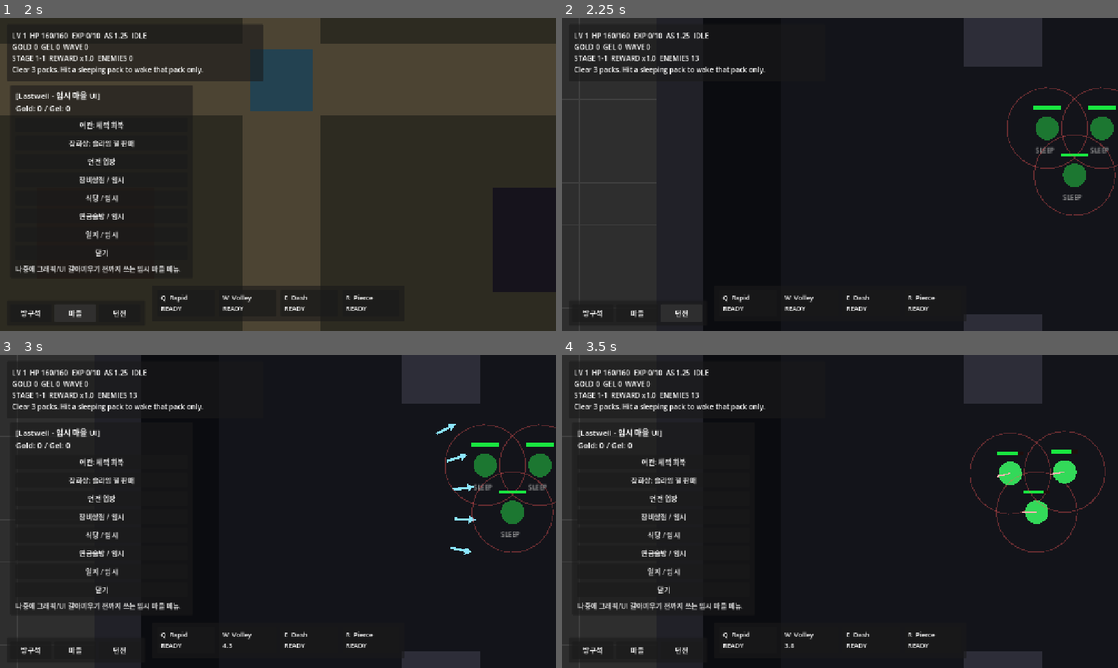
Above: before the commit, frames 1-4 (two rows, left to right).
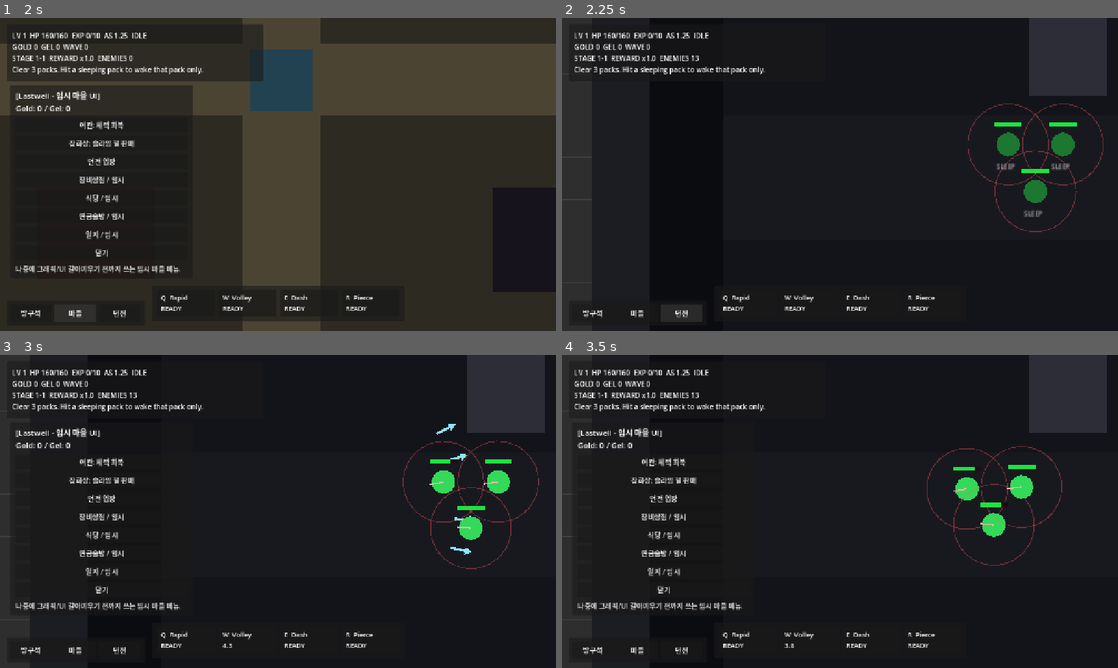
Above: after the commit, the same moments.

Repository: danyoon0760/last-archer
Game: Godot game, scene res://scenes/Main.tscn
Same seed, same stepped clock (60 frames per second), same inputs: the game is played once before the commit and once after it.
Inputs (mouse positions are in pixels of both pictures, inside the frame that each line leads up to):
- Up to frame 1 (2 s): click "방구석" at 0.5 s; click "마을" at 1.25 s
- Up to frame 2 (2.25 s): click "던전" at 2 s
- Up to frame 3 (3 s): tap Enter at 2.75 s; move the mouse to (400, 495) at 2.77 s; hold W from 2.78 s (still down); tap T at 2.85 s; click (400, 495) at 2.92 s
- Up to frame 4 (3.5 s): keep holding W

Frame 1 is identical in both runs. In frame 2, 9.4% of the frame differs, in the area x 5-100%, y 0-100%; in frame 3, 8.4%; in frame 4, 8.2%.

Commit message:
Convert dungeon test map into long road layout

Diff:
--- a/scenes/DungeonMap.tscn
+++ b/scenes/DungeonMap.tscn
@@ -1,10 +1,10 @@
-[gd_scene load_steps=6 format=3]
+[gd_scene load_steps=7 format=3]
 
 [sub_resource type="RectangleShape2D" id="WallHorizontal"]
-size = Vector2(1700, 72)
+size = Vector2(3600, 72)
 
 [sub_resource type="RectangleShape2D" id="WallVertical"]
-size = Vector2(72, 1050)
+size = Vector2(72, 720)
 
 [sub_resource type="RectangleShape2D" id="PillarShape"]
 size = Vector2(120, 120)
@@ -15,139 +15,185 @@
 [sub_resource type="RectangleShape2D" id="RuinWide"]
 size = Vector2(260, 90)
 
+[sub_resource type="RectangleShape2D" id="GateShape"]
+size = Vector2(90, 520)
+
 [node name="DungeonMap" type="Node2D"]
 
 [node name="Floor" type="Polygon2D" parent="."]
 color = Color(0.045, 0.05, 0.065, 1)
-polygon = PackedVector2Array(-210, -170, 1490, -170, 1490, 880, -210, 880)
+polygon = PackedVector2Array(-240, -80, 3360, -80, 3360, 720, -240, 720)
 
-[node name="InnerFloor" type="Polygon2D" parent="."]
+[node name="InnerRoad" type="Polygon2D" parent="."]
 color = Color(0.075, 0.08, 0.105, 1)
-polygon = PackedVector2Array(-90, -70, 1370, -70, 1370, 780, -90, 780)
+polygon = PackedVector2Array(-120, 40, 3240, 40, 3240, 600, -120, 600)
+
+[node name="CenterRoad" type="Polygon2D" parent="."]
+color = Color(0.095, 0.10, 0.125, 1)
+polygon = PackedVector2Array(-120, 240, 3240, 240, 3240, 430, -120, 430)
 
 [node name="TopWall" type="StaticBody2D" parent="."]
-position = Vector2(640, -206)
+position = Vector2(1560, -116)
 collision_layer = 4
 collision_mask = 0
 
 [node name="Visual" type="Polygon2D" parent="TopWall"]
 color = Color(0.13, 0.13, 0.16, 1)
-polygon = PackedVector2Array(-850, -36, 850, -36, 850, 36, -850, 36)
+polygon = PackedVector2Array(-1800, -36, 1800, -36, 1800, 36, -1800, 36)
 
 [node name="CollisionShape2D" type="CollisionShape2D" parent="TopWall"]
 shape = SubResource("WallHorizontal")
 
 [node name="BottomWall" type="StaticBody2D" parent="."]
-position = Vector2(640, 916)
+position = Vector2(1560, 756)
 collision_layer = 4
 collision_mask = 0
 
 [node name="Visual" type="Polygon2D" parent="BottomWall"]
 color = Color(0.13, 0.13, 0.16, 1)
-polygon = PackedVector2Array(-850, -36, 850, -36, 850, 36, -850, 36)
+polygon = PackedVector2Array(-1800, -36, 1800, -36, 1800, 36, -1800, 36)
 
 [node name="CollisionShape2D" type="CollisionShape2D" parent="BottomWall"]
 shape = SubResource("WallHorizontal")
 
-[node name="LeftWall" type="StaticBody2D" parent="."]
-position = Vector2(-246, 355)
+[node name="LeftGate" type="StaticBody2D" parent="."]
+position = Vector2(-276, 320)
 collision_layer = 4
 collision_mask = 0
 
-[node name="Visual" type="Polygon2D" parent="LeftWall"]
-color = Color(0.13, 0.13, 0.16, 1)
-polygon = PackedVector2Array(-36, -525, 36, -525, 36, 525, -36, 525)
+[node name="Visual" type="Polygon2D" parent="LeftGate"]
+color = Color(0.11, 0.11, 0.14, 1)
+polygon = PackedVector2Array(-45, -260, 45, -260, 45, 260, -45, 260)
 
-[node name="CollisionShape2D" type="CollisionShape2D" parent="LeftWall"]
-shape = SubResource("WallVertical")
+[node name="CollisionShape2D" type="CollisionShape2D" parent="LeftGate"]
+shape = SubResource("GateShape")
 
-[node name="RightWall" type="StaticBody2D" parent="."]
-position = Vector2(1526, 355)
+[node name="RightGate" type="StaticBody2D" parent="."]
+position = Vector2(3396, 320)
 collision_layer = 4
 collision_mask = 0
 
-[node name="Visual" type="Polygon2D" parent="RightWall"]
-color = Color(0.13, 0.13, 0.16, 1)
-polygon = PackedVector2Array(-36, -525, 36, -525, 36, 525, -36, 525)
+[node name="Visual" type="Polygon2D" parent="RightGate"]
+color = Color(0.11, 0.11, 0.14, 1)
+polygon = PackedVector2Array(-45, -260, 45, -260, 45, 260, -45, 260)
 
-[node name="CollisionShape2D" type="CollisionShape2D" parent="RightWall"]
-shape = SubResource("WallVertical")
+[node name="CollisionShape2D" type="CollisionShape2D" parent="RightGate"]
+shape = SubResource("GateShape")
 
-[node name="PillarLeftTop" type="StaticBody2D" parent="."]
-position = Vector2(250, 130)
+[node name="Pack1Marker" type="Polygon2D" parent="."]
+position = Vector2(680, 325)
+color = Color(0.45, 0.08, 0.08, 0.28)
+polygon = PackedVector2Array(-170, -135, 170, -135, 170, 135, -170, 135)
+
+[node name="Pack2Marker" type="Polygon2D" parent="."]
+position = Vector2(1560, 325)
+color = Color(0.45, 0.08, 0.08, 0.28)
+polygon = PackedVector2Array(-190, -145, 190, -145, 190, 145, -190, 145)
+
+[node name="Pack3Marker" type="Polygon2D" parent="."]
+position = Vector2(2480, 325)
+color = Color(0.45, 0.08, 0.08, 0.28)
+polygon = PackedVector2Array(-210, -155, 210, -155, 210, 155, -210, 155)
+
+[node name="PillarA" type="StaticBody2D" parent="."]
+position = Vector2(410, 150)
 collision_layer = 4
 collision_mask = 0
 
-[node name="Visual" type="Polygon2D" parent="PillarLeftTop"]
+[node name="Visual" type="Polygon2D" parent="PillarA"]
 color = Color(0.18, 0.18, 0.22, 1)
 polygon = PackedVector2Array(-60, -60, 60, -60, 60, 60, -60, 60)
 
-[node name="CollisionShape2D" type="CollisionShape2D" parent="PillarLeftTop"]
+[node name="CollisionShape2D" type="CollisionShape2D" parent="PillarA"]
 shape = SubResource("PillarShape")
 
-[node name="PillarRightTop" type="StaticBody2D" parent="."]
-position = Vector2(1030, 130)
+[node name="PillarB" type="StaticBody2D" parent="."]
+position = Vector2(950, 520)
 collision_layer = 4
 collision_mask = 0
 
-[node name="Visual" type="Polygon2D" parent="PillarRightTop"]
+[node name="Visual" type="Polygon2D" parent="PillarB"]
 color = Color(0.18, 0.18, 0.22, 1)
 polygon = PackedVector2Array(-60, -60, 60, -60, 60, 60, -60, 60)
 
-[node name="CollisionShape2D" type="CollisionShape2D" parent="PillarRightTop"]
+[node name="CollisionShape2D" type="CollisionShape2D" parent="PillarB"]
 shape = SubResource("PillarShape")
 
-[node name="PillarLeftBottom" type="StaticBody2D" parent="."]
-position = Vector2(250, 630)
+[node name="PillarC" type="StaticBody2D" parent="."]
+position = Vector2(1320, 160)
 collision_layer = 4
 collision_mask = 0
 
-[node name="Visual" type="Polygon2D" parent="PillarLeftBottom"]
+[node name="Visual" type="Polygon2D" parent="PillarC"]
 color = Color(0.18, 0.18, 0.22, 1)
 polygon = PackedVector2Array(-60, -60, 60, -60, 60, 60, -60, 60)
 
-[node name="CollisionShape2D" type="CollisionShape2D" parent="PillarLeftBottom"]
+[node name="CollisionShape2D" type="CollisionShape2D" parent="PillarC"]
 shape = SubResource("PillarShape")
 
-[node name="PillarRightBottom" type="StaticBody2D" parent="."]
-position = Vector2(1030, 630)
+[node name="PillarD" type="StaticBody2D" parent="."]
+position = Vector2(1900, 505)
 collision_layer = 4
 collision_mask = 0
 
-[node name="Visual" type="Polygon2D" parent="PillarRightBottom"]
+[node name="Visual" type="Polygon2D" parent="PillarD"]
 color = Color(0.18, 0.18, 0.22, 1)
 polygon = PackedVector2Array(-60, -60, 60, -60, 60, 60, -60, 60)
 
-[node name="CollisionShape2D" type="CollisionShape2D" parent="PillarRightBottom"]
+[node name="CollisionShape2D" type="CollisionShape2D" parent="PillarD"]
 shape = SubResource("PillarShape")
 
-[node name="TallRuin" type="StaticBody2D" parent="."]
-position = Vector2(640, 170)
+[node name="PillarE" type="StaticBody2D" parent="."]
+position = Vector2(2280, 155)
 collision_layer = 4
 collision_mask = 0
 
-[node name="Visual" type="Polygon2D" parent="TallRuin"]
+[node name="Visual" type="Polygon2D" parent="PillarE"]
+color = Color(0.18, 0.18, 0.22, 1)
+polygon = PackedVector2Array(-60, -60, 60, -60, 60, 60, -60, 60)
+
+[node name="CollisionShape2D" type="CollisionShape2D" parent="PillarE"]
+shape = SubResource("PillarShape")
+
+[node name="PillarF" type="StaticBody2D" parent="."]
+position = Vector2(2890, 520)
+collision_layer = 4
+collision_mask = 0
+
+[node name="Visual" type="Polygon2D" parent="PillarF"]
+color = Color(0.18, 0.18, 0.22, 1)
+polygon = PackedVector2Array(-60, -60, 60, -60, 60, 60, -60, 60)
+
+[node name="CollisionShape2D" type="CollisionShape2D" parent="PillarF"]
+shape = SubResource("PillarShape")
+
+[node name="TallRuinA" type="StaticBody2D" parent="."]
+position = Vector2(1180, 330)
+collision_layer = 4
+collision_mask = 0
+
+[node name="Visual" type="Polygon2D" parent="TallRuinA"]
 color = Color(0.15, 0.15, 0.19, 1)
 polygon = PackedVector2Array(-45, -115, 45, -115, 45, 115, -45, 115)
 
-[node name="CollisionShape2D" type="CollisionShape2D" parent="TallRuin"]
+[node name="CollisionShape2D" type="CollisionShape2D" parent="TallRuinA"]
 shape = SubResource("RuinTall")
 
-[node name="WideRuin" type="StaticBody2D" parent="."]
-position = Vector2(640, 650)
+[node name="WideRuinA" type="StaticBody2D" parent="."]
+position = Vector2(2050, 335)
 collision_layer = 4
 collision_mask = 0
 
-[node name="Visual" type="Polygon2D" parent="WideRuin"]
+[node name="Visual" type="Polygon2D" parent="WideRuinA"]
 color = Color(0.15, 0.15, 0.19, 1)
 polygon = PackedVector2Array(-130, -45, 130, -45, 130, 45, -130, 45)
 
-[node name="CollisionShape2D" type="CollisionShape2D" parent="WideRuin"]
+[node name="CollisionShape2D" type="CollisionShape2D" parent="WideRuinA"]
 shape = SubResource("RuinWide")
 
 [node name="PlayerSpawn" type="Marker2D" parent="."]
-position = Vector2(0, 355)
+position = Vector2(60, 330)
 
 [node name="Label" type="Label" parent="."]
-position = Vector2(-70, -130)
-text = "DUNGEON TEST / 3 PACK STAGE"
+position = Vector2(-90, -55)
+text = "DUNGEON ROAD TEST / LEFT TO RIGHT"
